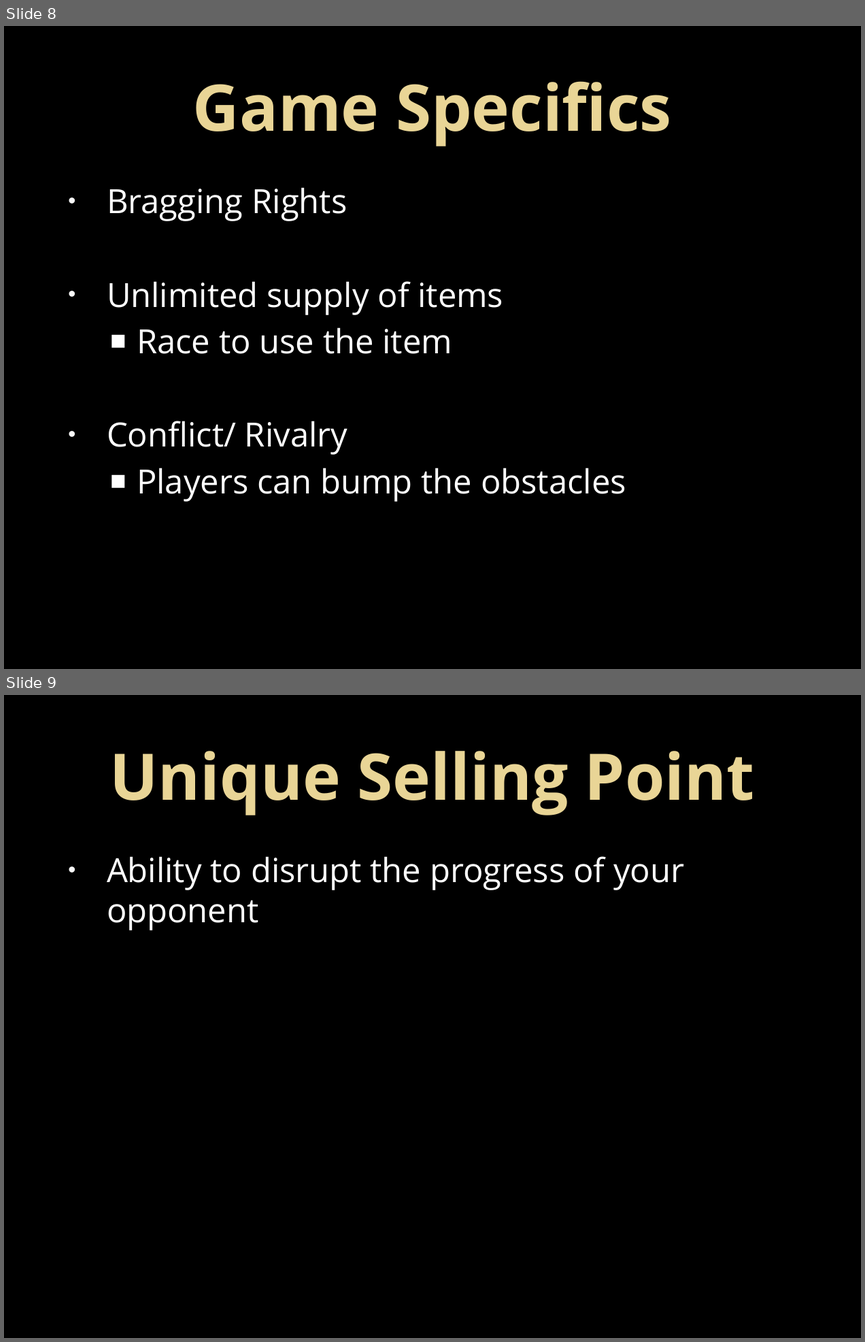
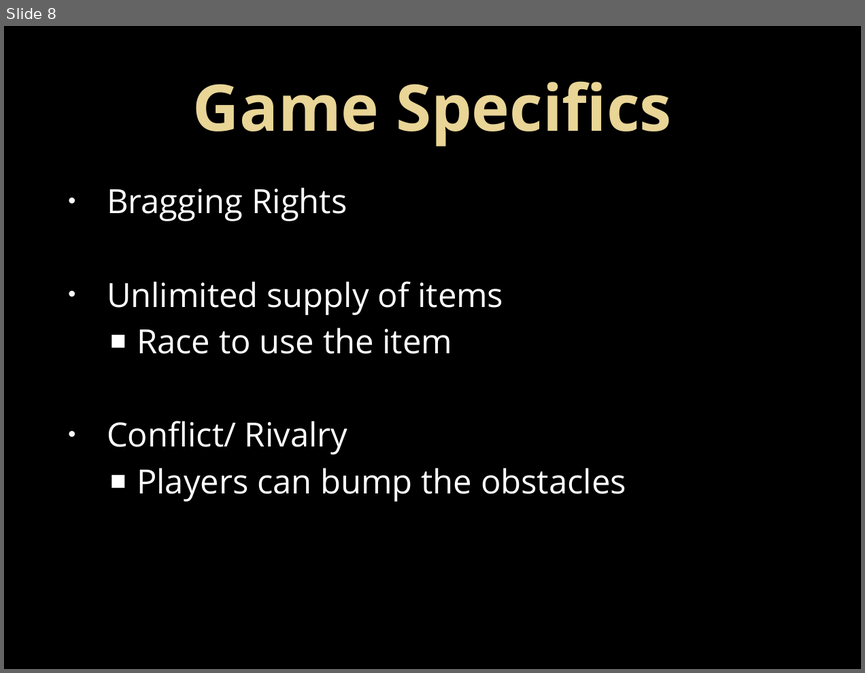
Before and after one commit to UoSGamesGroups/second-semester-level-4-5-s2-group-13, a slide deck: Group 13 Powerpoint presentation2.pptx. Shown one above the other, each under a label of ours: slides 8 and 9 before the commit, slide 8 after it. The pictures are 865x1342 and 865x673 pixels, drawn with LibreOffice and Linux fonts; fonts in the diff are those of the drawing. Boxes give left, top, right and bottom in pixels: in the first picture for what was removed or moved away, otherwise in the second. Text is boxed around its words. In the diff, an @@ line names an element or a change of style, - is before the commit and + after.

```diff
--- a/Group 13 Powerpoint presentation2.pptx
+++ b/Group 13 Powerpoint presentation2.pptx
@@ slide 9 removed at bbox=[4, 695, 861, 1338], background #000000 @@
@@ title removed at bbox=[110, 751, 755, 815] @@
-Unique Selling Point
@@ text removed at bbox=[107, 856, 684, 930] @@
-• Ability to disrupt the progress of your opponent
```
Also in this commit, not shown: 4 slides changed.
